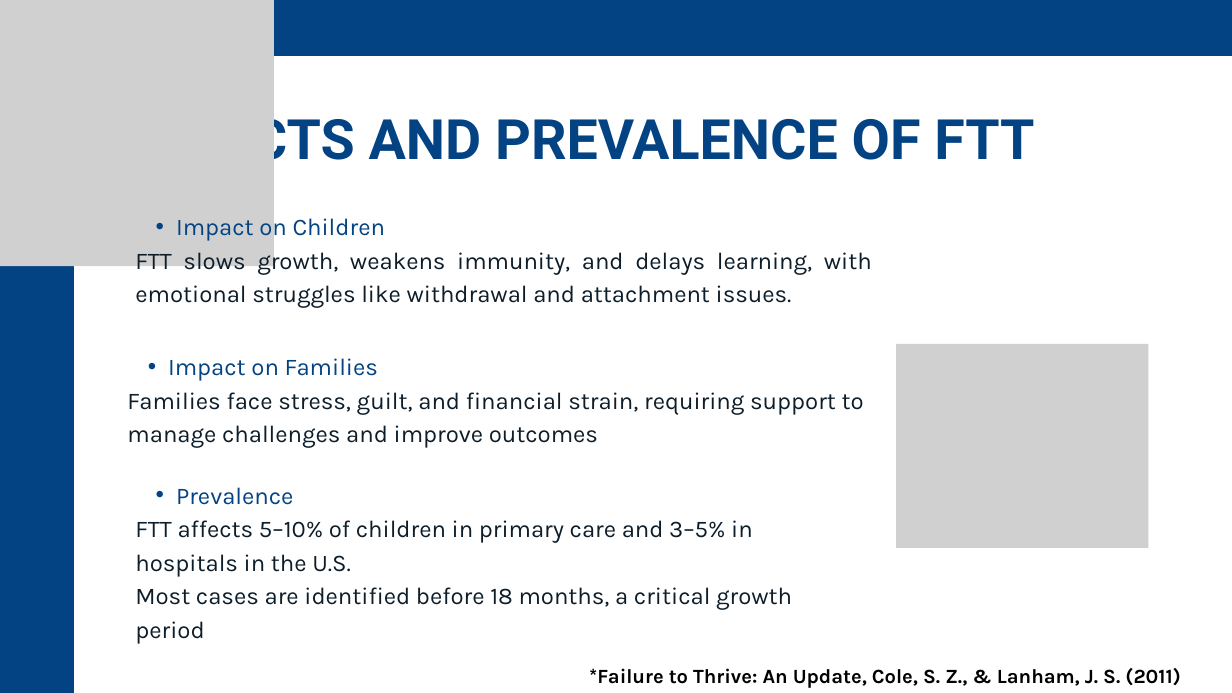
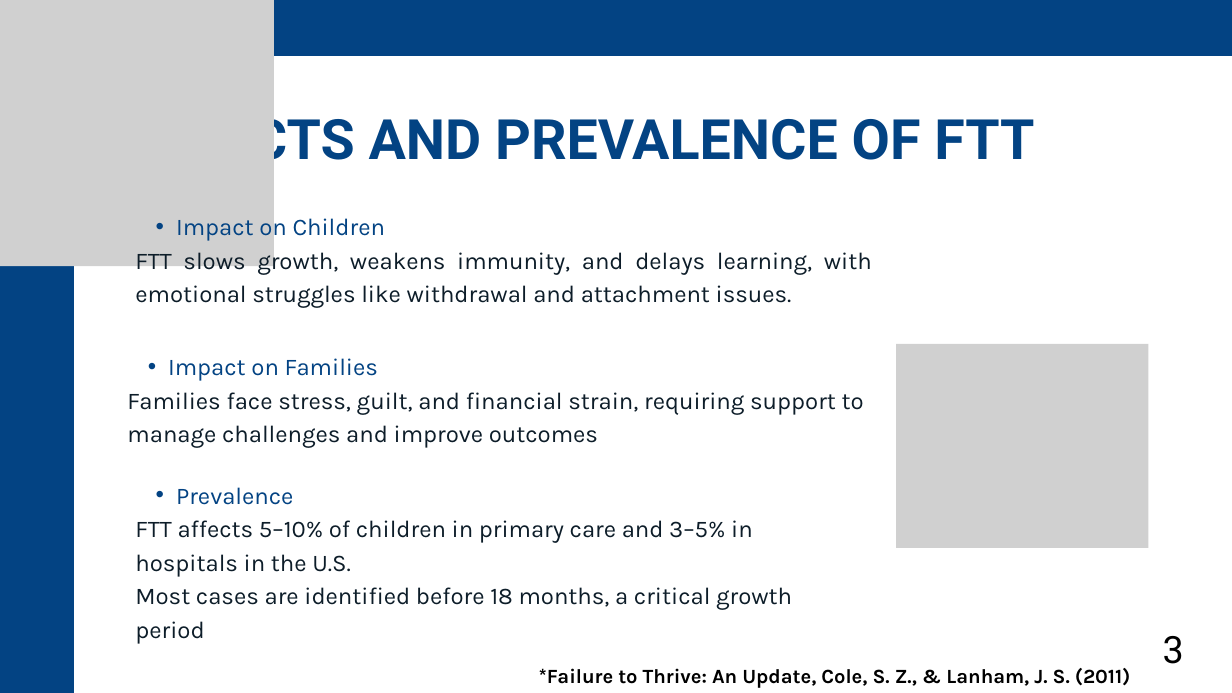
Before and after one commit to t5avish/ThrivePath, a slide deck: slide 3 of Phase A/ThrivePath - Presentation.pptx. Drawn at 1232x693 pixels with LibreOffice and Linux fonts; fonts in the diff are those of the drawing; grey boxes stand for pictures. Boxes give left, top, right and bottom in pixels: in the first picture for what was removed or moved away, otherwise in the second. Text is boxed around its words. In the diff, an @@ line names an element or a change of style, - is before the commit and + after.

Commit message:
update ThrivePath Presentation

```diff
--- a/Phase A/ThrivePath - Presentation.pptx
+++ b/Phase A/ThrivePath - Presentation.pptx
@@ text added at [1163, 636, 1184, 664], 44 pt, text #000000 @@
+3
@@ text "*Failure to Thrive: An Update, ...": place and size @@
-text "*Failure to Thrive: An Update, ..." at [589, 668, 1180, 688]
+text "*Failure to Thrive: An Update, ..." at [539, 668, 1130, 688]
```
Also in this commit, not shown: 22 other slides changed, 3 slides added, 1 slide removed.
